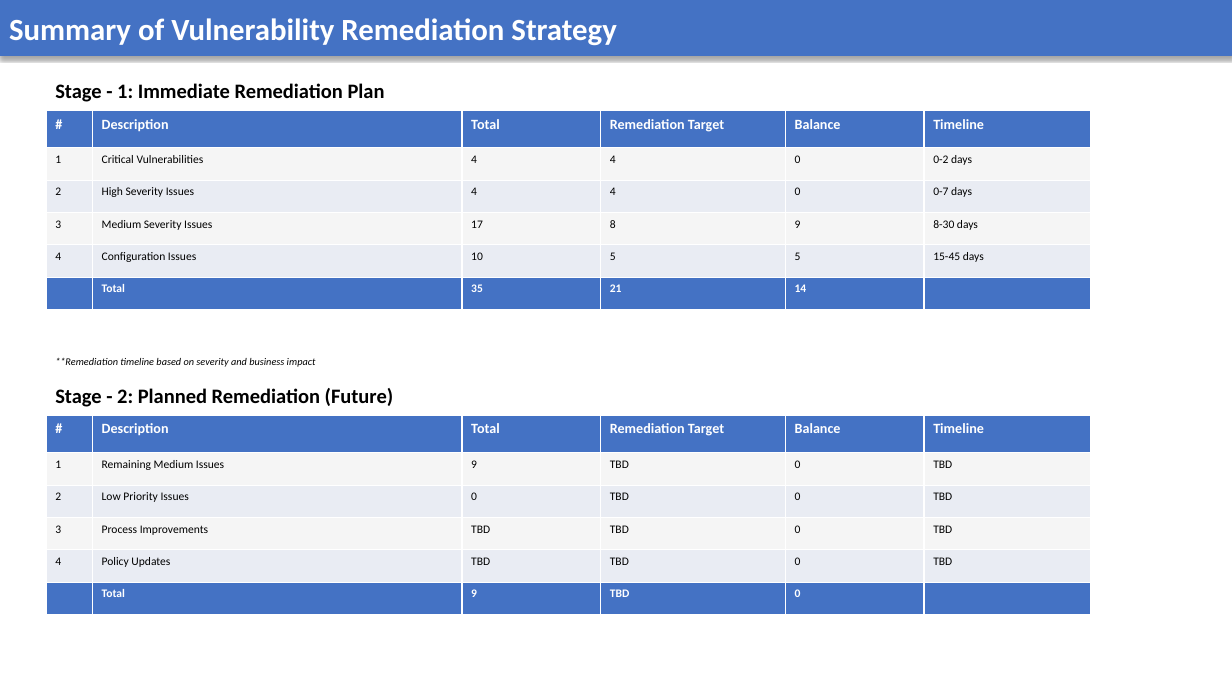
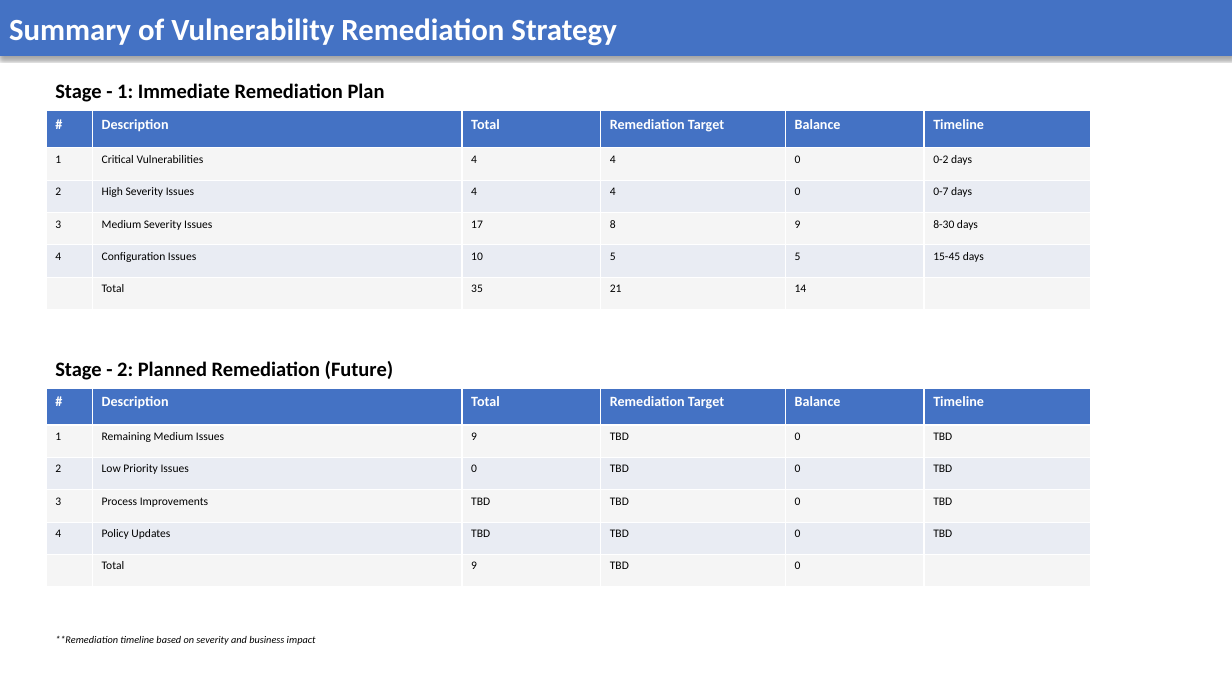
Before and after one commit to AnekantEmployee/vms_automation, a slide deck: slide 6 of vms_ppt/Test Report 1.pptx. Drawn at 1232x693 pixels with LibreOffice and Linux fonts; fonts in the diff are those of the drawing. Boxes give left, top, right and bottom in pixels: in the first picture for what was removed or moved away, otherwise in the second. Text is boxed around its words. In the diff, an @@ line names an element or a change of style, - is before the commit and + after.

```diff
--- a/vms_ppt/Test Report 1.pptx
+++ b/vms_ppt/Test Report 1.pptx
@@ table at [46, 111, 1091, 310] @@
@@ fill #4472C4 to #F5F5F5 in row 6 @@
@@ text colour #FFFFFF to #000000, bold off in "Total", "35", "21", "14" @@
@@ text "Stage - 2: Planned Remediation ...": place and size @@
-text "Stage - 2: Planned Remediation ..." at [55, 388, 394, 407]
+text "Stage - 2: Planned Remediation ..." at [55, 361, 394, 380]
@@ table: place and size @@
-table at [46, 416, 1091, 615]
+table at [46, 388, 1091, 587]
@@ table at [46, 388, 1091, 587] @@
@@ fill #4472C4 to #F5F5F5 in row 6 @@
@@ text colour #FFFFFF to #000000, bold off in "Total", "9", "TBD", "0" @@
@@ text "**Remediation timeline based on severity ...": place and size @@
-text "**Remediation timeline based on severity ..." at [55, 358, 316, 367]
+text "**Remediation timeline based on severity ..." at [55, 636, 316, 645]
```
Also in this commit, not shown: 6 other slides changed, 11 other files.
